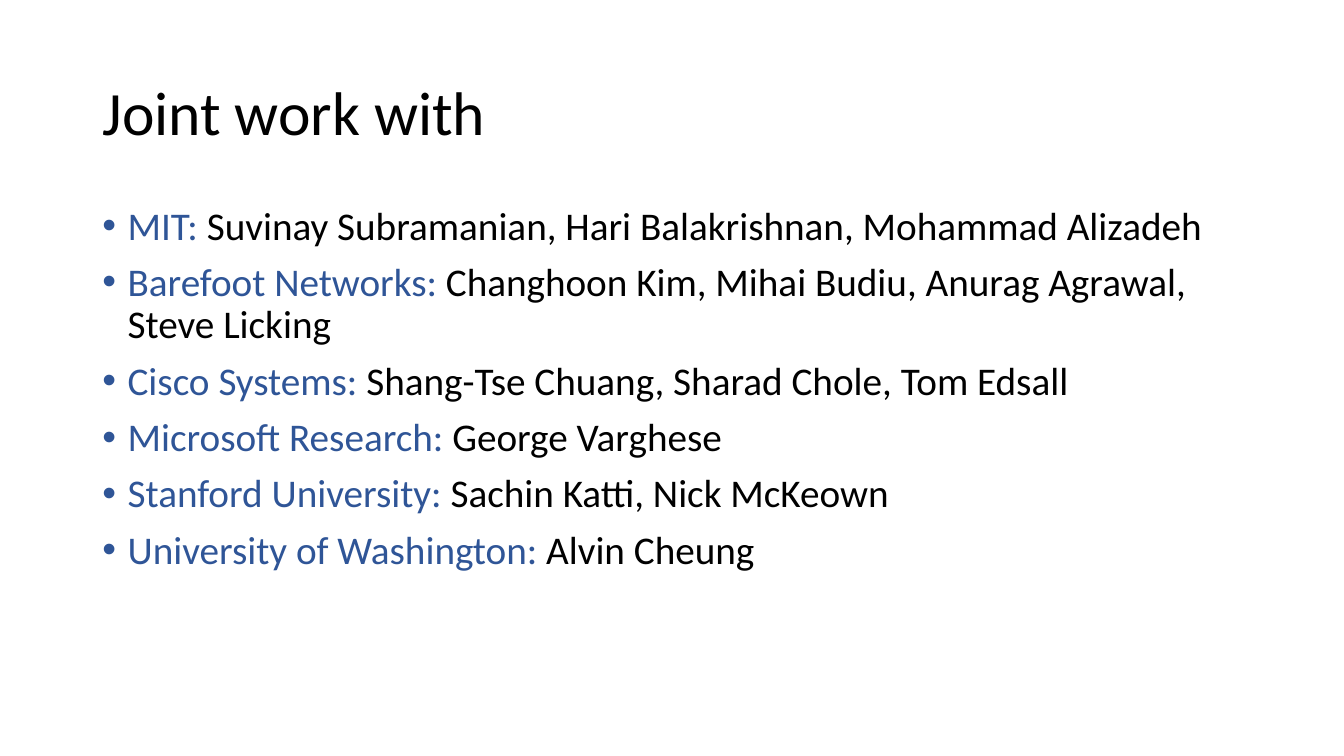
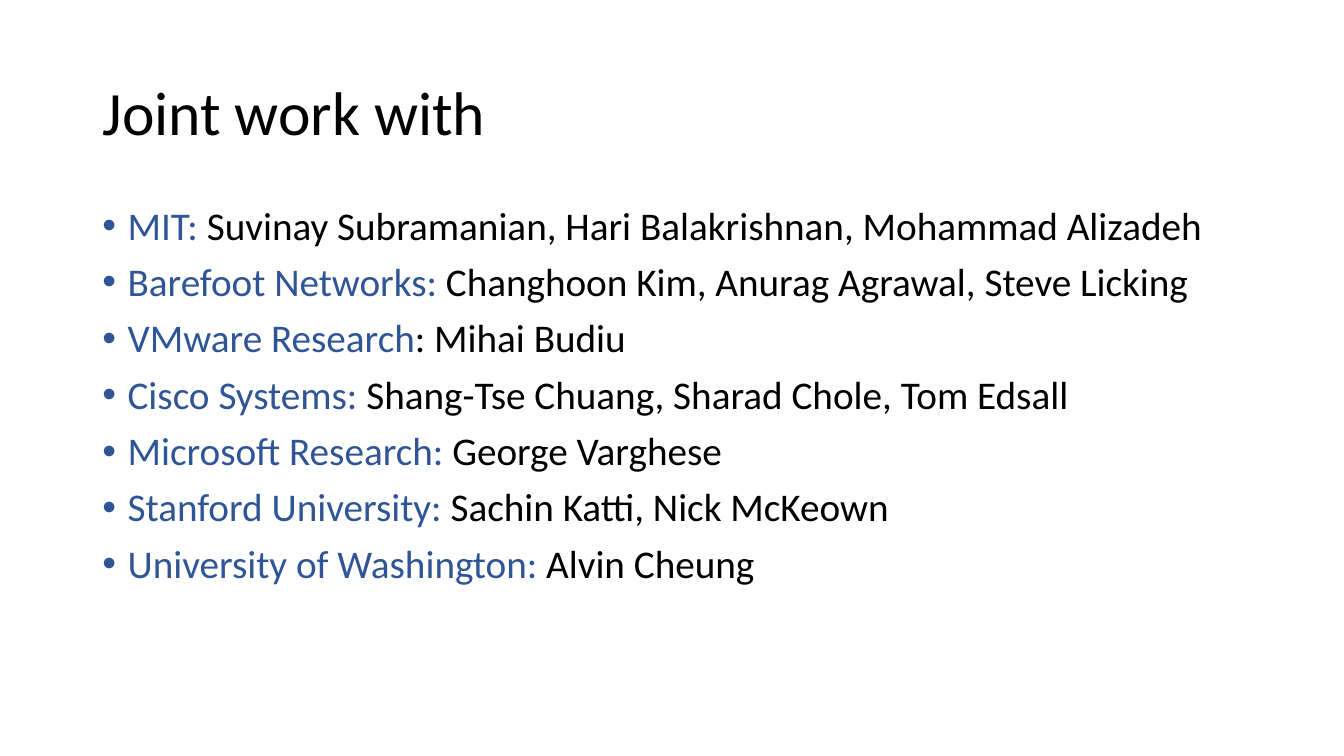
Before and after one commit to anirudhSK/pifo-domino-marple-ppts, a slide deck: slide 2 of combined_domino_pifo.pptx. Drawn at 1344x756 pixels with LibreOffice and Linux fonts; fonts in the diff are those of the drawing. Boxes give left, top, right and bottom in pixels: in the first picture for what was removed or moved away, otherwise in the second. Text is boxed around its words. In the diff, an @@ line names an element or a change of style, - is before the commit and + after.

Commit message:
Update Mihai's affiliation

```diff
--- a/combined_domino_pifo.pptx
+++ b/combined_domino_pifo.pptx
@@ text at [128,268,1188,353]: text changed @@
-• Barefoot Networks: Changhoon Kim, Mihai Budiu, Anurag Agrawal, Steve Licking
+• Barefoot Networks: Changhoon Kim, Anurag Agrawal, Steve Licking
+• VMware Research: Mihai Budiu
```
